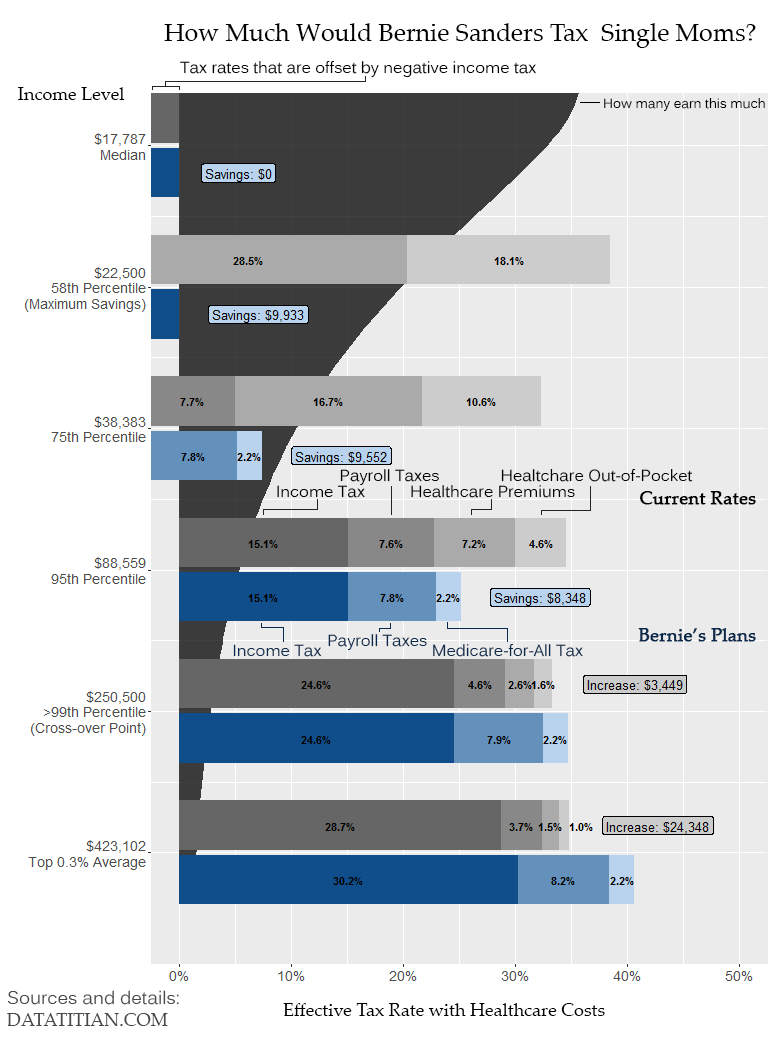
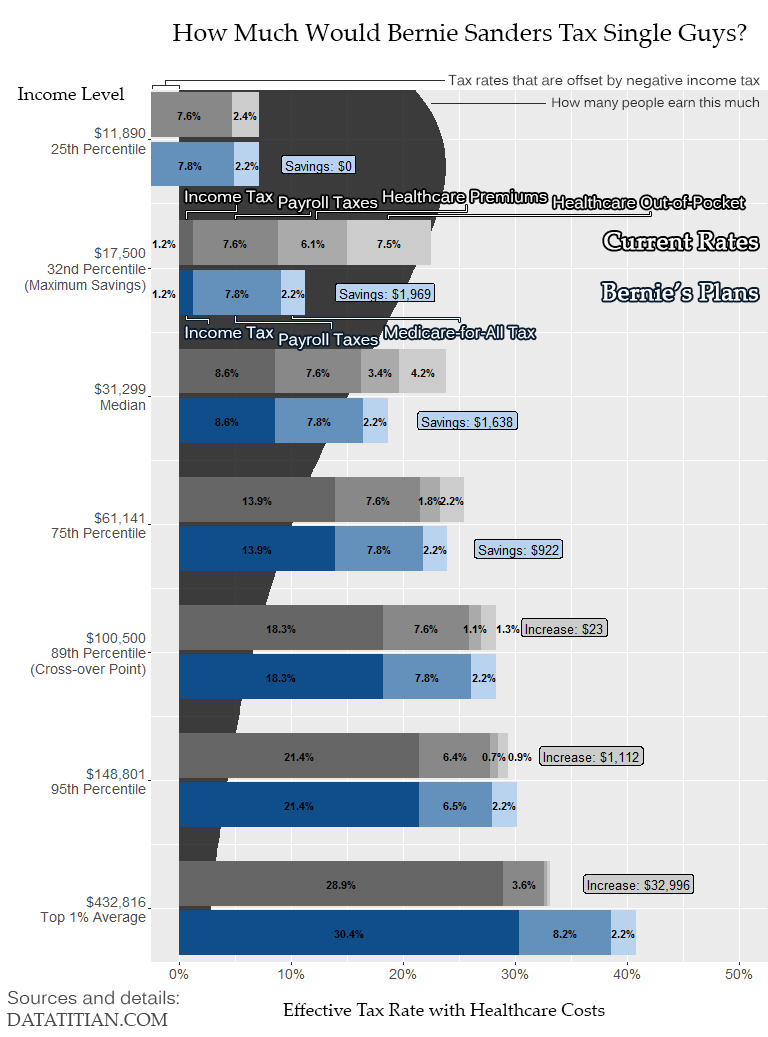
Before/after of a 768 × 1037 layered artwork. What changed in the layer stack:
moved "Shape 5" into group "Current Labels", painted on it over [388, 212, 651, 515]
moved "Shape 3" into group "Current Labels", painted on it over [316, 205, 492, 515]
moved "Shape 2" into group "Current Labels", painted on it over [235, 212, 392, 515]
moved "Shape 1" into group "Current Labels", painted on it over [186, 205, 318, 515]
renamed "Healtchare Out-of-Pocket" to "Healthcare Out-of-Pocket", moved it into group "Current Labels", painted on it over [501, 196, 745, 482]
moved "Healthcare Premiums" into group "Current Labels", painted on it over [383, 190, 575, 498]
moved "Payroll Taxes" (1st of 2, in "Current Labels") into group "Current Labels", painted on it over [279, 196, 439, 485]
moved "Income Tax" (1st of 2, in "Current Labels") into group "Current Labels", painted on it over [185, 190, 365, 498]
moved "Current Rates" into group "Current Labels", painted on it over [604, 232, 758, 505]
added group "Bernie Labels" with 7 layers above "Effective Tax Rate with Healthcare Costs" over [185, 283, 758, 349]
moved "Shape 8" into group "Bernie Labels", painted on it over [292, 316, 508, 642]
moved "Shape 7" into group "Bernie Labels", painted on it over [235, 316, 391, 632]
moved "Medicare-for-All Tax" into group "Bernie Labels", painted on it over [385, 326, 583, 657]
moved "Payroll Taxes" (2nd of 2, in "Bernie Labels") into group "Bernie Labels", painted on it over [279, 333, 427, 650]
moved "Income Tax" (2nd of 2, in "Bernie Labels") into group "Bernie Labels", painted on it over [185, 326, 322, 657]
moved "Bernie’s Plans" into group "Bernie Labels", painted on it over [602, 283, 758, 642]
renamed "barplot_singlemoms" to "barplot_bachelor", painted on it over [24, 90, 768, 981]
removed layer "bartest" over [24, 93, 768, 981]
removed layer "MASK" over [24, 93, 768, 981]
…and 8 more changes (2 added, 6 painted, 2 renamed, 5 stack)
